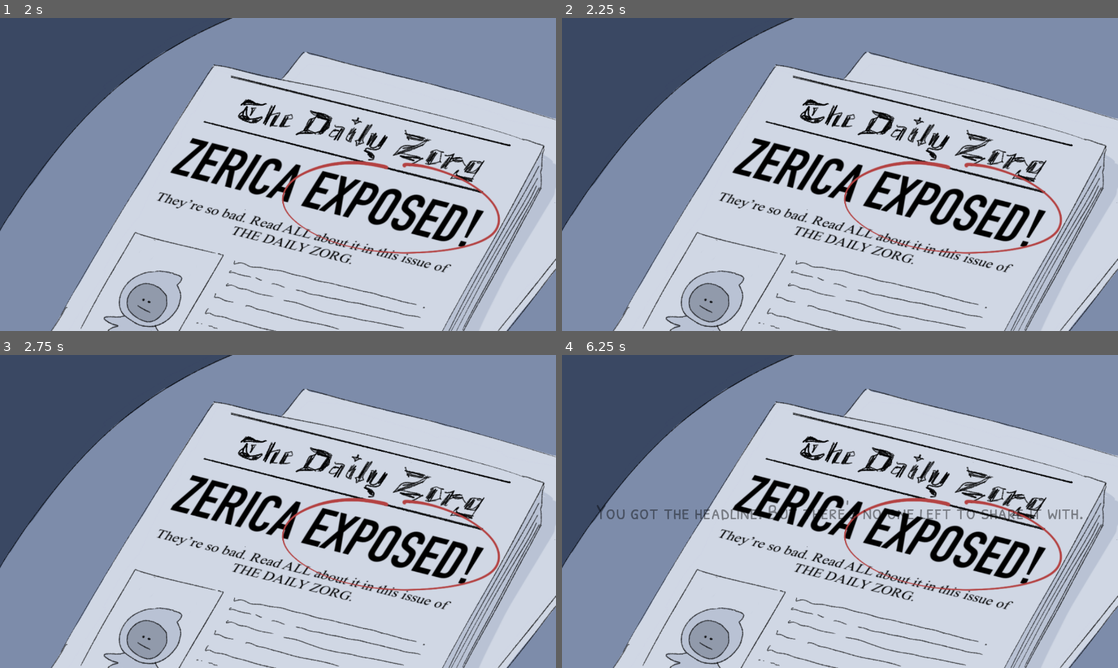
Above: before the commit, frames 1-4 (two rows, left to right).
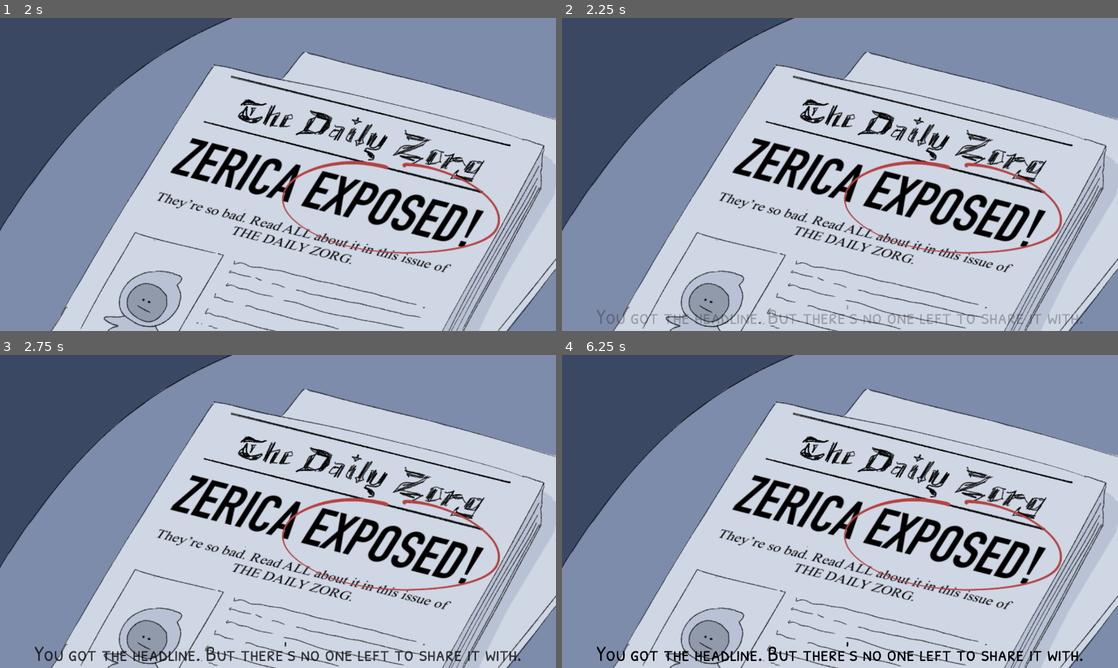
Above: after the commit, the same moments.

Repository: liannie3/wwhataburger
Game: Godot game, scene res://story/BadEnding.tscn
The game is run twice, just before and just after one commit, with the same random seed, the same clock (stepped at 60 frames per second) and the same inputs. This scene is started directly instead of the project's main scene.
Inputs (mouse positions are in pixels of both pictures, inside the frame that each line leads up to):
- Up to frame 1 (2 s): tap Enter (ui_accept) at 0.5, 0.77, 1.25 s; move the mouse to (400, 158) at 0.52 s; click (400, 158) at 0.67 s; drag from (166, 190) to (250, 237) at 1.27 s
- Up to frame 2 (2.25 s): tap Enter (ui_accept) at 2 s; move the mouse to (895, 105) at 2.02 s; click (895, 105) at 2.17 s
- Up to frame 3 (2.75 s): no input
- Up to frame 4 (6.25 s): drag from (812, 574) to (673, 464) at 2.77 s; tap Enter (ui_accept) at 3.5, 3.77, 4.25, 5 s; move the mouse to (1006, 558) at 3.52 s; click (1006, 558) at 3.67 s; drag from (673, 464) to (756, 433) at 4.27 s; move the mouse to (867, 511) at 5.02 s; click (867, 511) at 5.17 s; drag from (756, 433) to (728, 527) at 5.77 s

Frame 1 is identical in both runs. In frame 2, 0.9% of the frame differs, in the area x 6-94%, y 91-98%; in frame 3, 1.2%; in frame 4, 2.1%, in the area x 6-94%, y 46-98%.

Commit message:
Adjust timing on bad scene

Diff:
--- a/story/BadEnding.tscn
+++ b/story/BadEnding.tscn
@@ -35,4 +35,4 @@
 theme_override_font_sizes/font_size = 50
 text = "You got the headline. But there's no one left to share it with."
 horizontal_alignment = 1
-vertical_alignment = 1
+vertical_alignment = 2
--- a/story/bad_ending.gd
+++ b/story/bad_ending.gd
@@ -22,17 +22,17 @@
 
 func _play_cinematic() -> void:
 	# Wait for 5 seconds with just the tragic image on screen
-	await get_tree().create_timer(5.0).timeout
+	await get_tree().create_timer(2).timeout
 
 	# Fade the text in over 3 seconds (while the image remains!)
 	var tween = create_tween()
-	tween.tween_property(punchline, "modulate:a", 1.0, 3.0)
+	tween.tween_property(punchline, "modulate:a", 1.0, 1)
 
 	# Wait for the fade animation to fully finish
 	await tween.finished
 
 	# Let the tragic text sit on the screen for 5 more seconds so they can read it
-	await get_tree().create_timer(5.0).timeout
+	await get_tree().create_timer(7.0).timeout
 
 	# Optional: Reset stats before going to the menu so the next game starts fresh!
 	GlobalStats.reset_stats()
